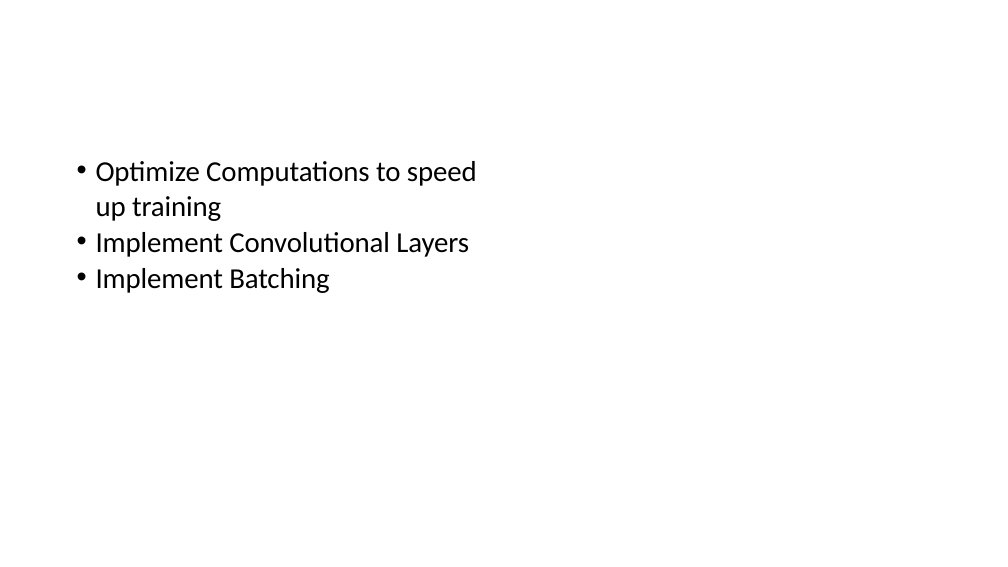
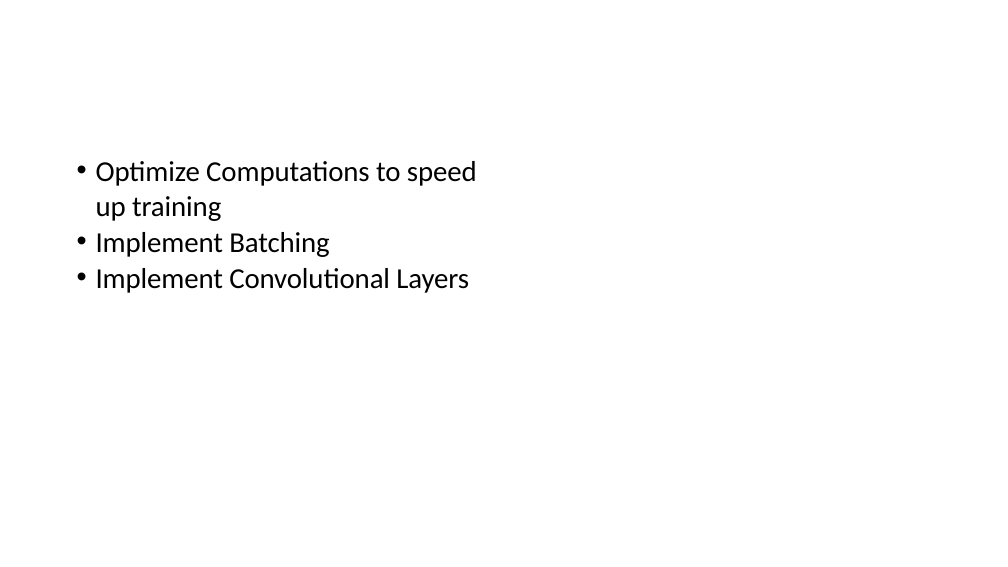
Before and after one commit to zpearson36/cs898, a slide deck: slide 17 of project/presentation.pptx (slide 12 before the commit). Drawn at 1008x567 pixels with LibreOffice and Linux fonts; fonts in the diff are those of the drawing; background and template pictures are left out. Boxes give left, top, right and bottom in pixels: in the first picture for what was removed or moved away, otherwise in the second. Text is boxed around its words. In the diff, an @@ line names an element or a change of style, - is before the commit and + after.

```diff
--- a/project/presentation.pptx
+++ b/project/presentation.pptx
@@ text at [96, 232, 329, 257]: paragraph added @@
+• Implement Batching
@@ text at [96, 268, 329, 293]: paragraph removed @@
-• Implement Batching
```
Also in this commit, not shown: 4 other slides changed, 8 slides added, 3 slides removed.
